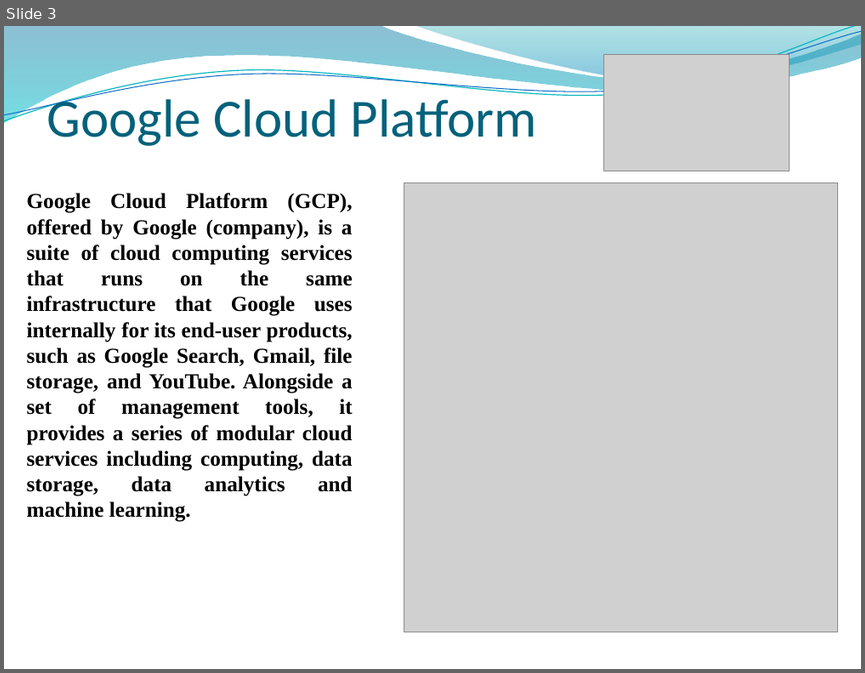
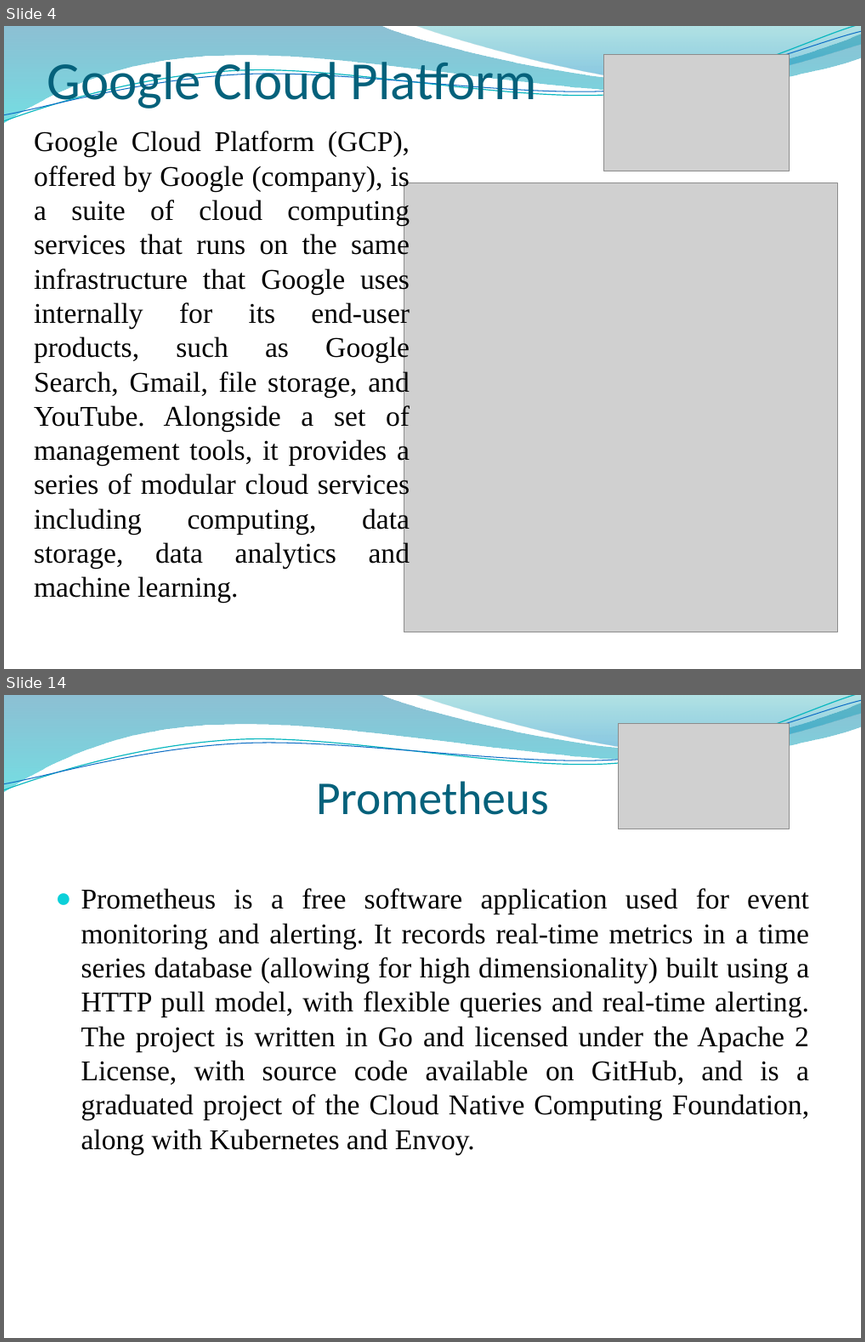
Before and after one commit to KozakAG/myProject, a slide deck: Andrii Kozak Final Task.pptx. Shown one above the other, each under a label of ours: slide 3 before the commit, slides 4 and 14 after it; the slides between them are not shown. The pictures are 865x673 and 865x1342 pixels, drawn with LibreOffice and Linux fonts; fonts in the diff are those of the drawing; grey boxes stand for pictures; background and template pictures are left out. Boxes give left, top, right and bottom in pixels: in the first picture for what was removed or moved away, otherwise in the second. Text is boxed around its words. In the diff, an @@ line names an element or a change of style, - is before the commit and + after.

```diff
--- a/Andrii Kozak Final Task.pptx
+++ b/Andrii Kozak Final Task.pptx
@@ slide 14 added at <box>4,695,861,1338</box>, background picture (left out); not listed: 4 template elements that a slide beside it also shows @@
@@ picture added at <box>619,723,789,828</box> @@
@@ title added at <box>316,781,549,815</box>, 39.6 pt, text #04617B @@
+Prometheus
@@ text added at <box>81,888,809,1154</box>, 24 pt, text #000000 @@
+● Prometheus is a free software application used for event monitoring and alerting. It records real-time metrics in a time series database (allowing for high dimensionality) built using a HTTP pull model, with flexible queries and real-time alerting. The project is written in Go and licensed under the Apache 2 License, with source code available on GitHub, and is a graduated project of the Cloud Native Computing Foundation, along with Kubernetes and Envoy.
@@ what was slide 3 is now slide 4 @@
@@ slide 4 changed as well @@
@@ title "Google Cloud Platform" rewrapped from <box>46,91,537,146</box> to <box>46,54,537,112</box> @@
@@ text "Google Cloud Platform (GCP), offered ...": place and size @@
-text "Google Cloud Platform (GCP), offered ..." at <box>27,193,352,522</box>
+text "Google Cloud Platform (GCP), offered ..." at <box>34,131,410,602</box>
@@ text "Google Cloud Platform (GCP), offered ..." at <box>34,131,410,602</box>: size 18 to 24 pt, bold off @@
```
Also in this commit, not shown: 2 other slides changed, 15 other slides added, 55 other files.
